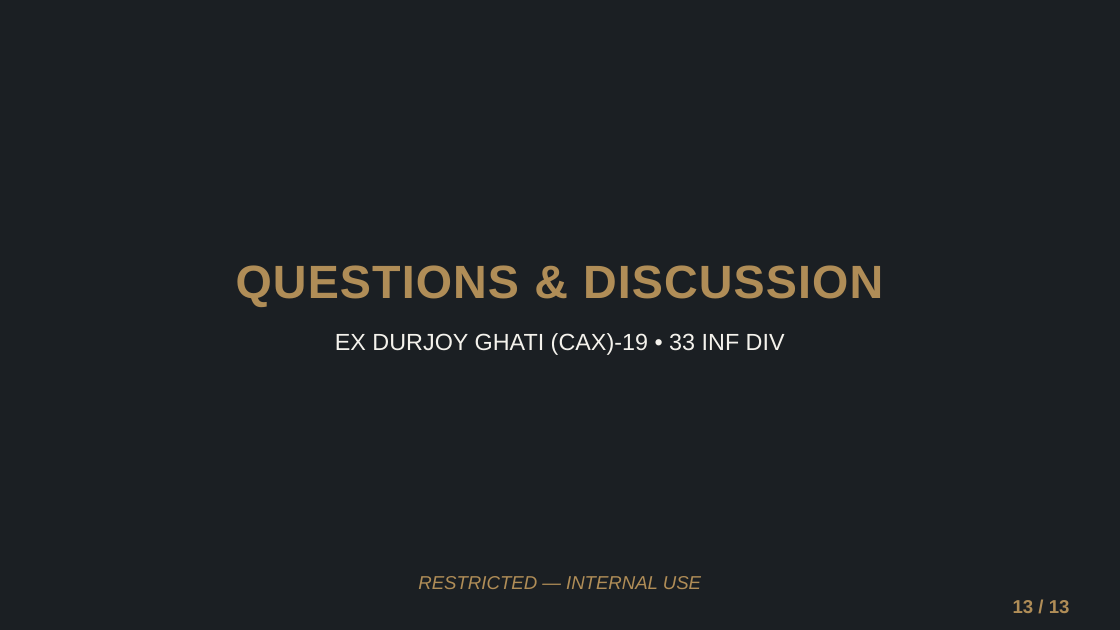
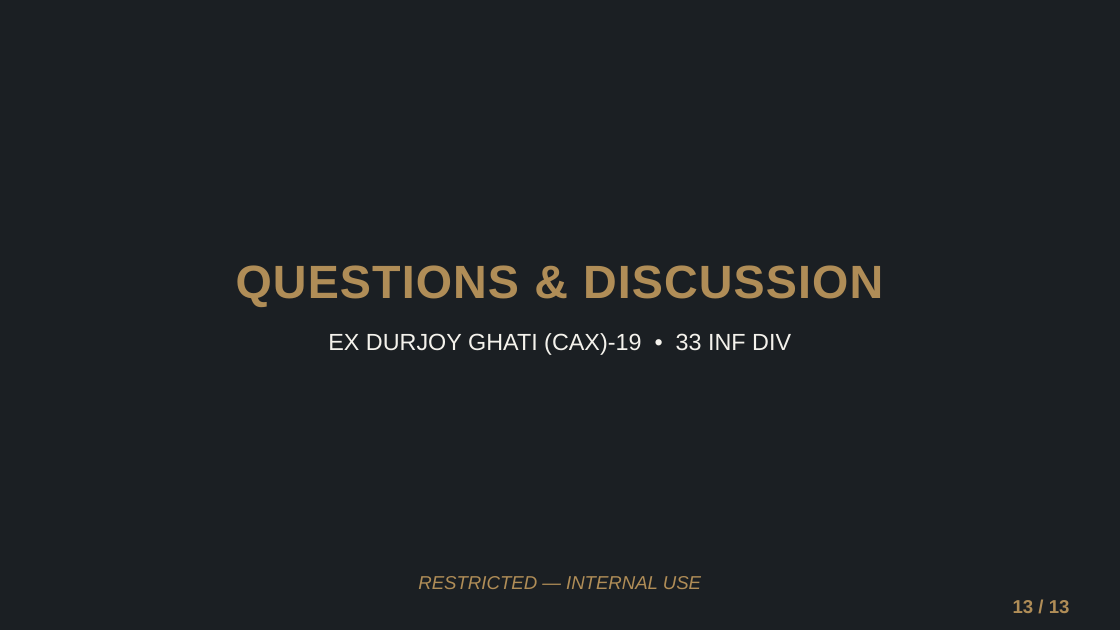
Before and after one commit to tahminulrimon-cloud/kimi, a slide deck: slide 13 of EX_DURJOY_GHATI_CAX19_Brief.pptx. Drawn at 1120x630 pixels with LibreOffice and Linux fonts; fonts in the diff are those of the drawing. Boxes give left, top, right and bottom in pixels: in the first picture for what was removed or moved away, otherwise in the second. Text is boxed around its words. In the diff, an @@ line names an element or a change of style, - is before the commit and + after.

```diff
--- a/EX_DURJOY_GHATI_CAX19_Brief.pptx
+++ b/EX_DURJOY_GHATI_CAX19_Brief.pptx
@@ background #FFFFFF to #1B1F23 @@
@@ rectangle removed at [0, 0, 1120, 630] @@
@@ text "EX DURJOY GHATI (CAX)-19 • ..." rewrapped from [335, 333, 785, 355] to [328, 333, 791, 355] @@
```
Also in this commit, not shown: 12 other slides changed.
